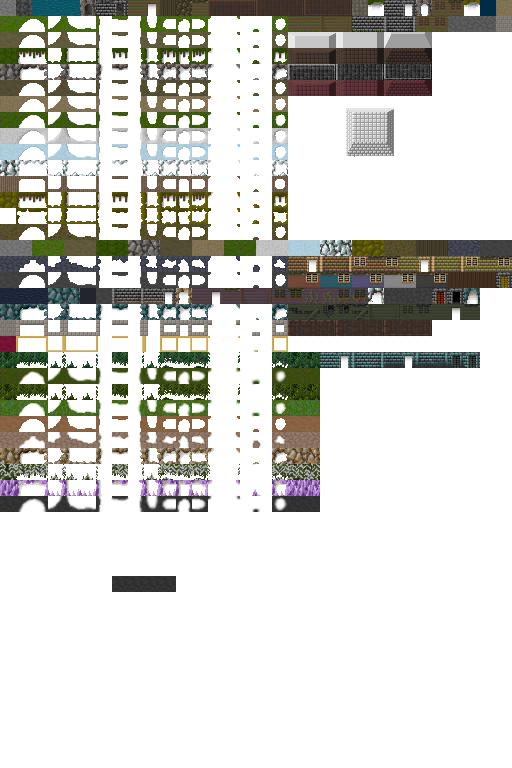
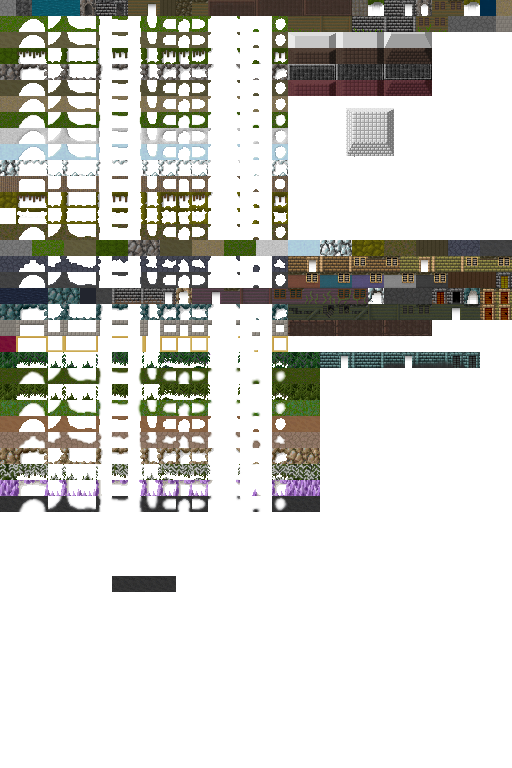
The second 512 × 768 image is a revision of the first. Changes to its layers:
painted on "foreground" over box(309, 260, 512, 320)
